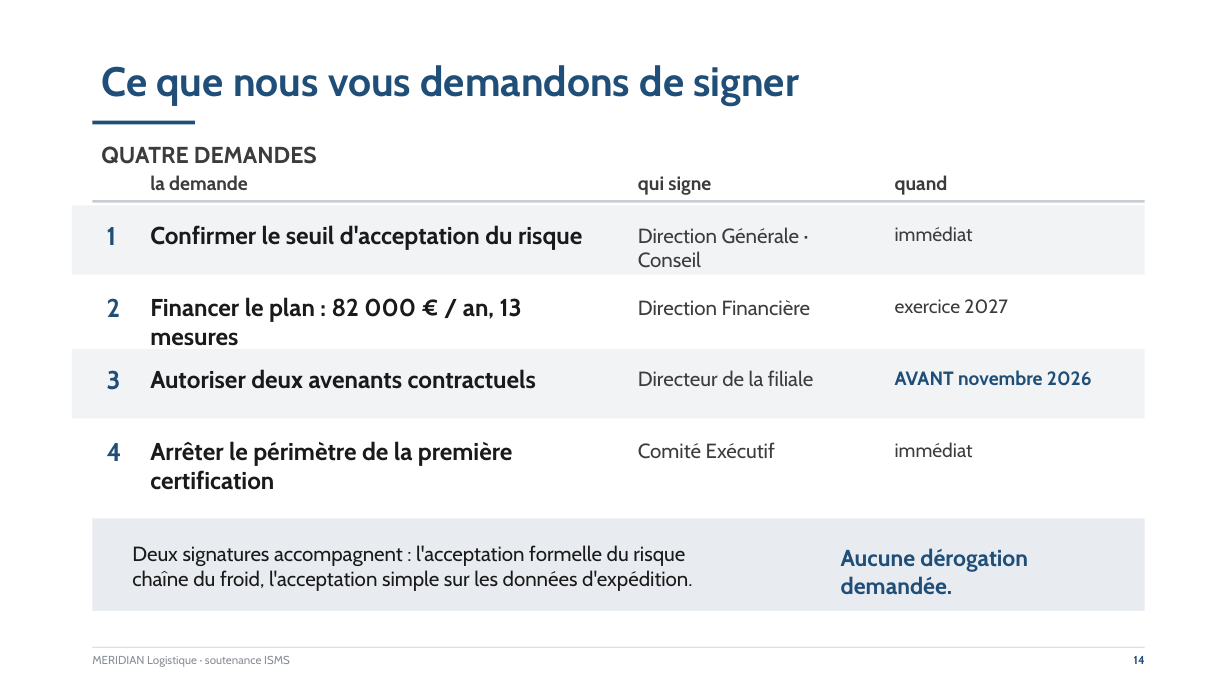
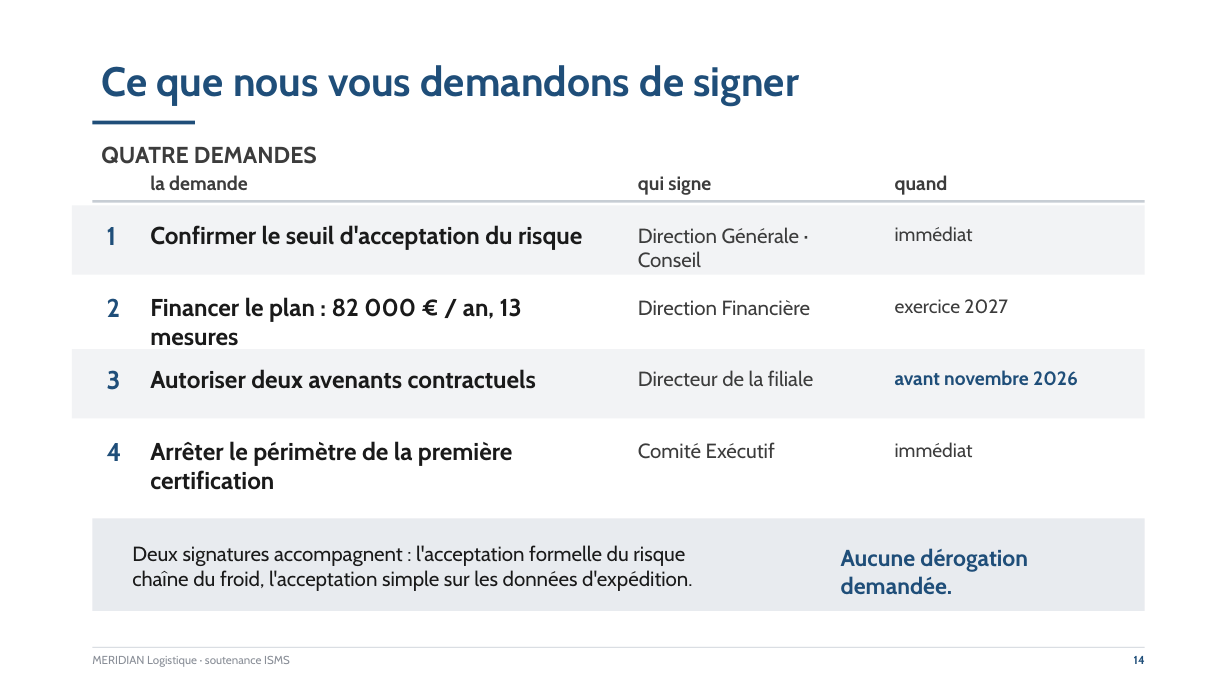
Before and after one commit to Override-6/ISMS-cours, a slide deck: slide 14 of meridian.pptx. Drawn at 1232x693 pixels with LibreOffice and Linux fonts; fonts in the diff are those of the drawing. Boxes give left, top, right and bottom in pixels: in the first picture for what was removed or moved away, otherwise in the second. Text is boxed around its words. In the diff, an @@ line names an element or a change of style, - is before the commit and + after.

```diff
--- a/meridian.pptx
+++ b/meridian.pptx
@@ text at [895, 370, 1078, 386]: text changed @@
-AVANT novembre 2026
+avant novembre 2026
```
Also in this commit, not shown: 5 other slides changed.
